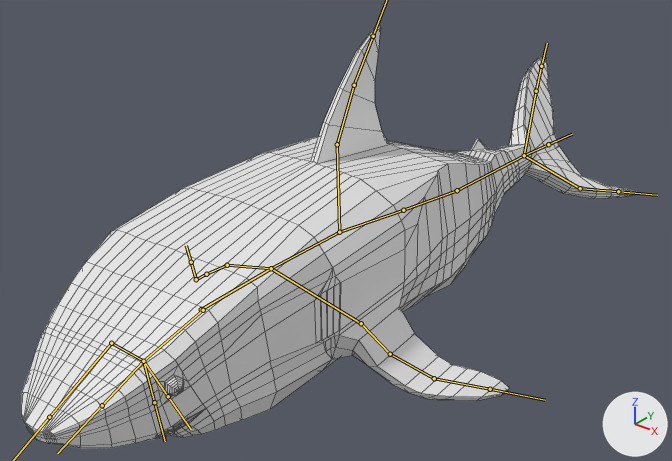
What one commit did to the FBX model Assets/Julian/Models/Enemies/Great White shark.fbx.
One viewpoint serves both versions: a camera (50 mm lens) standing at (2.74, -3.4, 2.63) and looking at (-0.25, 0.33, 0.32). The axes (+X, +Y, +Z) are drawn at lower right. The lights are the same throughout. Both versions are drawn at frame 61 of the action 'Armature|Death'; the numbers are the values there. The bones that bend it are drawn over the model as lines. Mesh edges are drawn as thin lines.

Objects in the first picture: 'shark'.
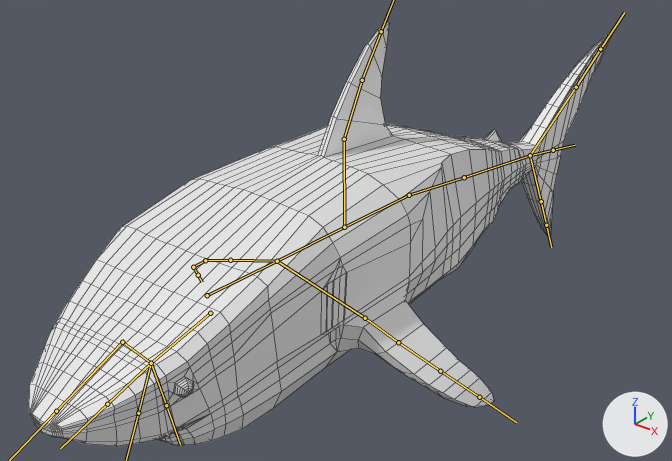
Where the change shows, as pixel boxes (x1, y1, x2, y2) in the pictures (672 x 461 px):
```json
{"object": "shark", "change": "posed", "before": [21, 26, 640, 448], "after": [28, 21, 612, 446]}
{"bone": "Bone", "before": "(201, 309) to (271, 268)", "after": "(207, 295) to (277, 261)"}
{"bone": "Bone.002", "before": "(271, 268) to (339, 232)", "after": "(277, 261) to (344, 227)"}
{"bone": "Bone.001", "before": "(339, 232) to (403, 210)", "after": "(344, 227) to (409, 195)"}
{"bone": "Bone.003", "before": "(403, 210) to (457, 190)", "after": "(409, 195) to (464, 177)"}
{"bone": "Bone.004", "before": "(457, 190) to (524, 155)", "after": "(464, 177) to (530, 155)"}
{"bone": "Bone.006", "before": "(524, 155) to (536, 91)", "after": "(530, 155) to (576, 87)"}
{"bone": "Bone.008", "before": "(536, 91) to (541, 66)", "after": "(576, 87) to (600, 49)"}
{"bone": "Bone.007", "before": "(524, 155) to (580, 188)", "after": "(530, 155) to (541, 201)"}
{"bone": "Bone.009", "before": "(580, 188) to (618, 191)", "after": "(541, 201) to (546, 225)"}
{"bone": "Bone.021", "before": "(361, 323) to (390, 354)", "after": "(365, 318) to (398, 342)"}
{"bone": "Bone.019", "before": "(390, 354) to (434, 378)", "after": "(398, 342) to (440, 371)"}
{"bone": "Bone.023", "before": "(434, 378) to (490, 389)", "after": "(440, 371) to (479, 397)"}
{"bone": "Bone.022", "before": "(227, 265) to (206, 274)", "after": "(230, 260) to (205, 260)"}
{"bone": "Bone.020", "before": "(206, 274) to (196, 279)", "after": "(205, 260) to (193, 267)"}
{"bone": "Bone.024", "before": "(196, 279) to (191, 262)", "after": "(193, 267) to (198, 275)"}
{"bone": "Bone.013", "before": "(203, 310) to (143, 361)", "after": "(210, 313) to (151, 363)"}
{"bone": "Bone.014", "before": "(143, 361) to (111, 343)", "after": "(151, 363) to (122, 342)"}
{"bone": "Bone.025", "before": "(143, 361) to (154, 402)", "after": "(151, 363) to (138, 413)"}
{"bone": "Bone.026", "before": "(143, 361) to (168, 396)", "after": "(151, 363) to (166, 405)"}
```

The change, as JSON lines over the scene's bpy script:
```json
{"block": "bone_bone", "where": "bone_bone = bpy.data.objects['Armature'].pose.bones['Bone']"}
{"op": "set", "path": "bone_bone.location", "old": "(-0.07, -0.03, 0.01)", "new": "(0.0, 0.0, 0.0)"}
{"op": "set", "path": "bone_bone.rotation_quaternion", "old": "(1.0, -0.003, 0.0, -0.029)", "new": "(1.0, -0.003, 0.0, 0.002)", "note": "degrees (0, 0, -3) -> degrees (0, 0, 0)"}
{"block": "bone_bone_002", "where": "bone_bone_002 = bpy.data.objects['Armature'].pose.bones['Bone.002']  # child of 'Bone'"}
{"op": "set", "path": "bone_bone_002.rotation_quaternion", "old": "(1.0, 0.0, 0.0, 0.018)", "new": "(1.0, 0.0, 0.0, 0.0)", "note": "degrees (0, 0, 2) -> degrees (0, 0, 0)"}
{"block": "bone_bone_001", "where": "bone_bone_001 = bpy.data.objects['Armature'].pose.bones['Bone.001']  # child of 'Bone.002'"}
{"op": "set", "path": "bone_bone_001.rotation_quaternion", "old": "(0.998, 0.0, 0.0, 0.07)", "new": "(1.0, 0.0, 0.0, 0.0)", "note": "degrees (0, 0, 8) -> degrees (0, 0, 0)"}
{"block": "bone_bone_003", "where": "bone_bone_003 = bpy.data.objects['Armature'].pose.bones['Bone.003']  # child of 'Bone.001'"}
{"op": "set", "path": "bone_bone_003.rotation_quaternion", "old": "(1.0, 0.011, 0.0, 0.0)", "new": "(0.998, 0.002, 0.01, 0.059)", "note": "degrees (1, 0, 0) -> degrees (0, 1, 7)"}
{"block": "bone_bone_004", "where": "bone_bone_004 = bpy.data.objects['Armature'].pose.bones['Bone.004']  # child of 'Bone.003'"}
{"op": "set", "path": "bone_bone_004.rotation_quaternion", "old": "(0.992, -0.009, -0.117, -0.044)", "new": "(1.0, 0.001, 0.0, 0.0)", "note": "degrees (0, -14, -5) -> degrees (0, 0, 0)"}
{"block": "bone_bone_006", "where": "bone_bone_006 = bpy.data.objects['Armature'].pose.bones['Bone.006']  # child of 'Bone.004'"}
{"op": "set", "path": "bone_bone_006.rotation_quaternion", "old": "(0.973, 0.12, -0.19, 0.052)", "new": "(0.999, -0.026, -0.023, 0.0)", "note": "degrees (13, -23, 3) -> degrees (-3, -3, 0)"}
{"block": "bone_bone_008", "where": "bone_bone_008 = bpy.data.objects['Armature'].pose.bones['Bone.008']  # child of 'Bone.006'"}
{"op": "set", "path": "bone_bone_008.rotation_quaternion", "old": "(0.992, 0.079, -0.05, 0.08)", "new": "(1.0, 0.005, 0.004, 0.0)", "note": "degrees (9, -6, 9) -> degrees (1, 0, 0)"}
{"block": "bone_bone_007", "where": "bone_bone_007 = bpy.data.objects['Armature'].pose.bones['Bone.007']  # child of 'Bone.004'"}
{"op": "set", "path": "bone_bone_007.rotation_quaternion", "old": "(0.947, -0.276, -0.165, 0.004)", "new": "(1.0, -0.017, 0.024, 0.0)", "note": "degrees (-33, -18, 6) -> degrees (-2, 3, 0)"}
{"block": "bone_bone_009", "where": "bone_bone_009 = bpy.data.objects['Armature'].pose.bones['Bone.009']  # child of 'Bone.007'"}
{"op": "set", "path": "bone_bone_009.rotation_quaternion", "old": "(0.946, -0.248, -0.208, 0.006)", "new": "(1.0, 0.0, 0.0, 0.0)", "note": "degrees (-31, -23, 7) -> degrees (0, 0, 0)"}
{"block": "bone_bone_021", "where": "bone_bone_021 = bpy.data.objects['Armature'].pose.bones['Bone.021']  # child of 'Bone.017'"}
{"op": "set", "path": "bone_bone_021.rotation_quaternion", "old": "(0.994, 0.019, 0.01, 0.106)", "new": "(0.999, 0.0, 0.0, -0.034)", "note": "degrees (2, 1, 12) -> degrees (0, 0, -4)"}
{"block": "bone_bone_019", "where": "bone_bone_019 = bpy.data.objects['Armature'].pose.bones['Bone.019']  # child of 'Bone.021'"}
{"op": "set", "path": "bone_bone_019.rotation_quaternion", "old": "(0.983, -0.045, -0.048, -0.172)", "new": "(1.0, 0.0, 0.0, 0.0)", "note": "degrees (-4, -6, -20) -> degrees (0, 0, 0)"}
{"block": "bone_bone_023", "where": "bone_bone_023 = bpy.data.objects['Armature'].pose.bones['Bone.023']  # child of 'Bone.019'"}
{"op": "set", "path": "bone_bone_023.rotation_quaternion", "old": "(0.962, -0.078, -0.15, -0.214)", "new": "(1.0, -0.001, 0.0, 0.0)", "note": "degrees (-5, -19, -24) -> degrees (0, 0, 0)"}
{"block": "bone_bone_022", "where": "bone_bone_022 = bpy.data.objects['Armature'].pose.bones['Bone.022']  # child of 'Bone.018'"}
{"op": "set", "path": "bone_bone_022.rotation_quaternion", "old": "(0.996, -0.021, 0.0, 0.092)", "new": "(0.999, 0.0, 0.0, -0.035)", "note": "degrees (-2, 0, 11) -> degrees (0, 0, -4)"}
{"block": "bone_bone_020", "where": "bone_bone_020 = bpy.data.objects['Armature'].pose.bones['Bone.020']  # child of 'Bone.022'"}
{"op": "set", "path": "bone_bone_020.rotation_quaternion", "old": "(0.993, 0.03, 0.023, -0.108)", "new": "(1.0, 0.0, 0.0, 0.0)", "note": "degrees (3, 3, -12) -> degrees (0, 0, 0)"}
{"block": "bone_bone_024", "where": "bone_bone_024 = bpy.data.objects['Armature'].pose.bones['Bone.024']  # child of 'Bone.020'"}
{"op": "set", "path": "bone_bone_024.rotation_quaternion", "old": "(0.938, 0.084, 0.204, -0.268)", "new": "(1.0, 0.0, 0.0, 0.0)", "note": "degrees (3, 25, -31) -> degrees (0, 0, 0)"}
{"block": "bone_bone_013", "where": "bone_bone_013 = bpy.data.objects['Armature'].pose.bones['Bone.013']"}
{"op": "set", "path": "bone_bone_013.location", "old": "(0.0, 0.03, -0.07)", "new": "(-0.02, 0.0, -0.08)"}
{"op": "set", "path": "bone_bone_013.rotation_quaternion", "old": "(0.992, -0.124, 0.018, 0.007)", "new": "(0.993, -0.118, 0.007, 0.005)", "note": "degrees (-14, 2, 1) -> degrees (-14, 1, 0)"}
{"block": "bone_bone_014", "where": "bone_bone_014 = bpy.data.objects['Armature'].pose.bones['Bone.014']  # child of 'Bone.013'"}
{"op": "set", "path": "bone_bone_014.rotation_quaternion", "old": "(0.999, -0.032, 0.007, -0.006)", "new": "(1.0, 0.001, 0.0, 0.0)", "note": "degrees (-4, 1, -1) -> degrees (0, 0, 0)"}
{"block": "bone_bone_025", "where": "bone_bone_025 = bpy.data.objects['Armature'].pose.bones['Bone.025']  # child of 'Bone.013'"}
{"op": "set", "path": "bone_bone_025.rotation_quaternion", "old": "(0.962, -0.274, 0.0, 0.01)", "new": "(1.0, 0.0, 0.0, 0.0)", "note": "degrees (-32, 0, 1) -> degrees (0, 0, 0)"}
{"block": "bone_bone_026", "where": "bone_bone_026 = bpy.data.objects['Armature'].pose.bones['Bone.026']  # child of 'Bone.013'"}
{"op": "set", "path": "bone_bone_026.rotation_quaternion", "old": "(0.996, -0.088, -0.005, 0.008)", "new": "(1.0, 0.0, 0.0, 0.0)", "note": "degrees (-10, 0, 1) -> degrees (0, 0, 0)"}
```
